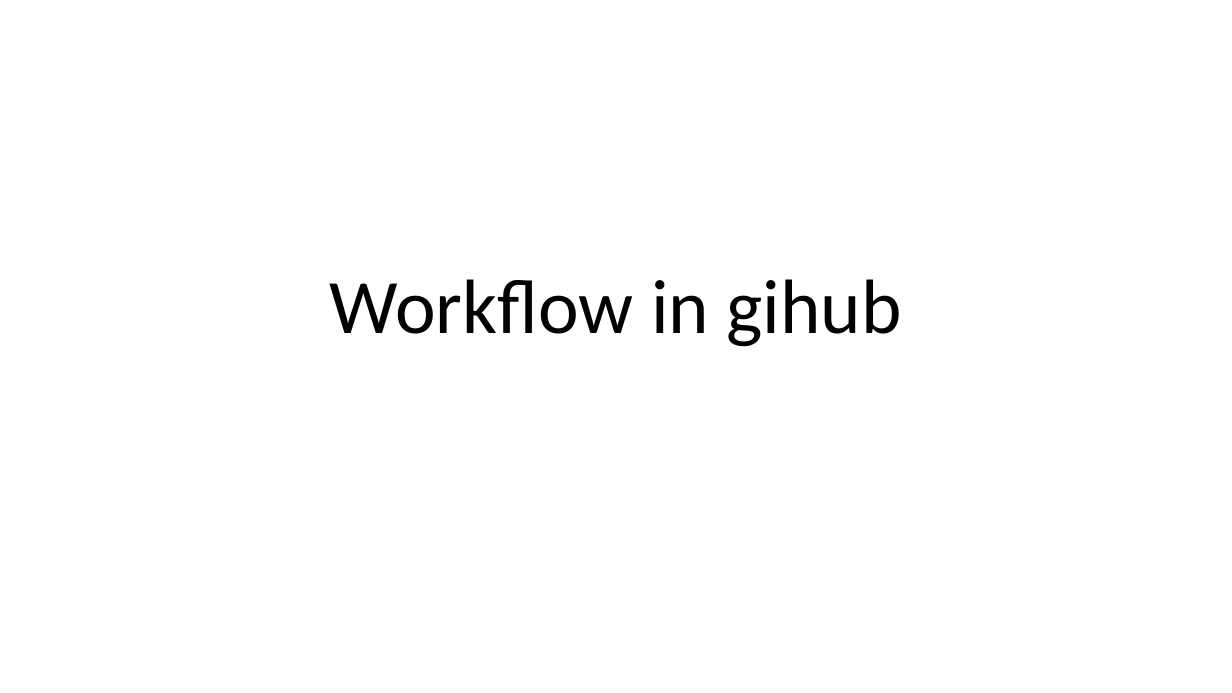
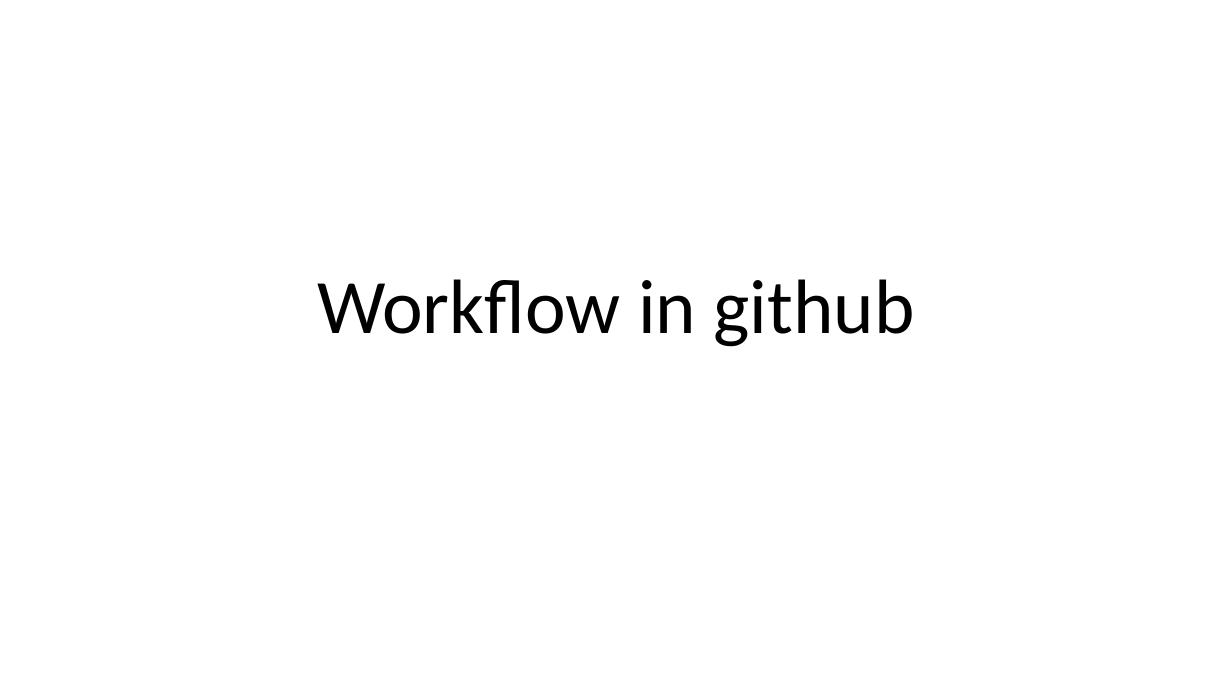
Before and after one commit to rid47/lecture9, a slide deck: slide 1 of notes.pptx. Drawn at 1232x693 pixels with LibreOffice and Linux fonts; fonts in the diff are those of the drawing. Boxes give left, top, right and bottom in pixels: in the first picture for what was removed or moved away, otherwise in the second. Text is boxed around its words. In the diff, an @@ line names an element or a change of style, - is before the commit and + after.

```diff
--- a/notes.pptx
+++ b/notes.pptx
@@ title at bbox=[317, 279, 915, 347]: text changed @@
-Workflow in gihub
+Workflow in github
```
Also in this commit, not shown: 1 other file.
